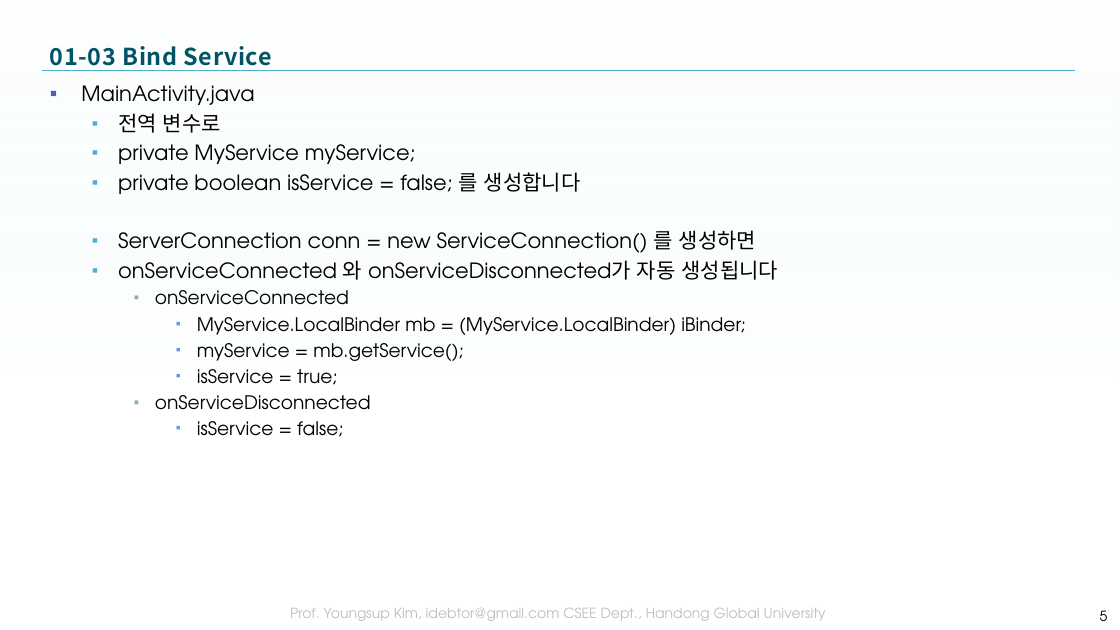
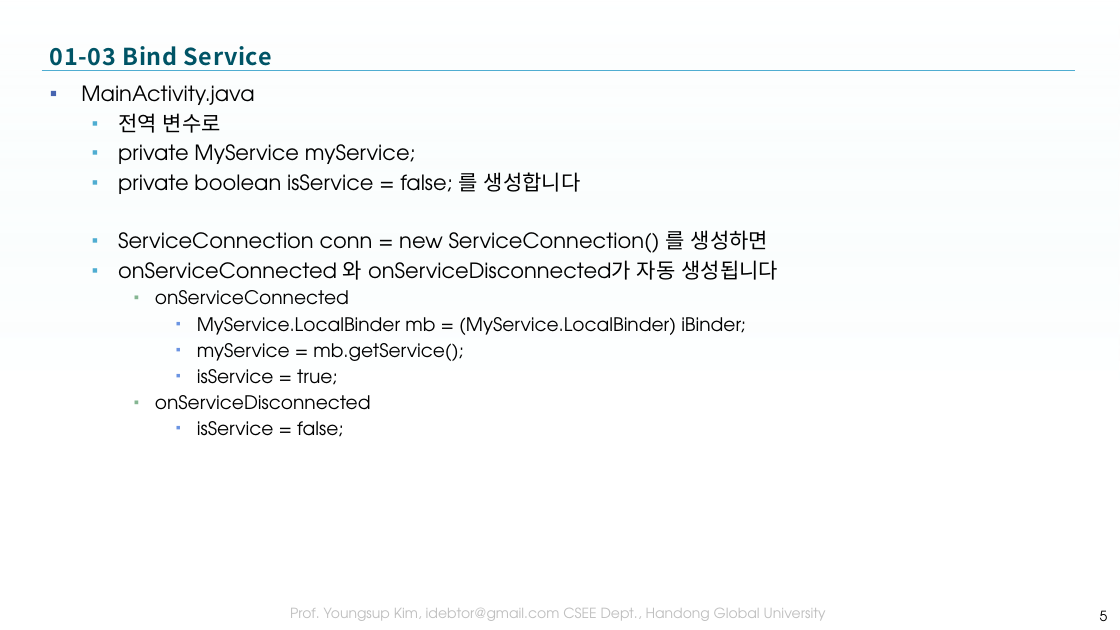
Before and after one commit to tae7841/HuStarAS, a slide deck: slide 5 of ppts/Day_8_Binding.pptx. Drawn at 1120x630 pixels with LibreOffice and Linux fonts; fonts in the diff are those of the drawing; background and template pictures are left out. Boxes give left, top, right and bottom in pixels: in the first picture for what was removed or moved away, otherwise in the second. Text is boxed around its words. In the diff, an @@ line names an element or a change of style, - is before the commit and + after.

```diff
--- a/ppts/Day_8_Binding.pptx
+++ b/ppts/Day_8_Binding.pptx
@@ text at <box>118,230,768,253</box>: text changed @@
-  ▪ ServerConnection conn = new ServiceConnection() 를 생성하면
+  ▪ ServiceConnection conn = new ServiceConnection() 를 생성하면
```
Also in this commit, not shown: 2 other slides changed.
